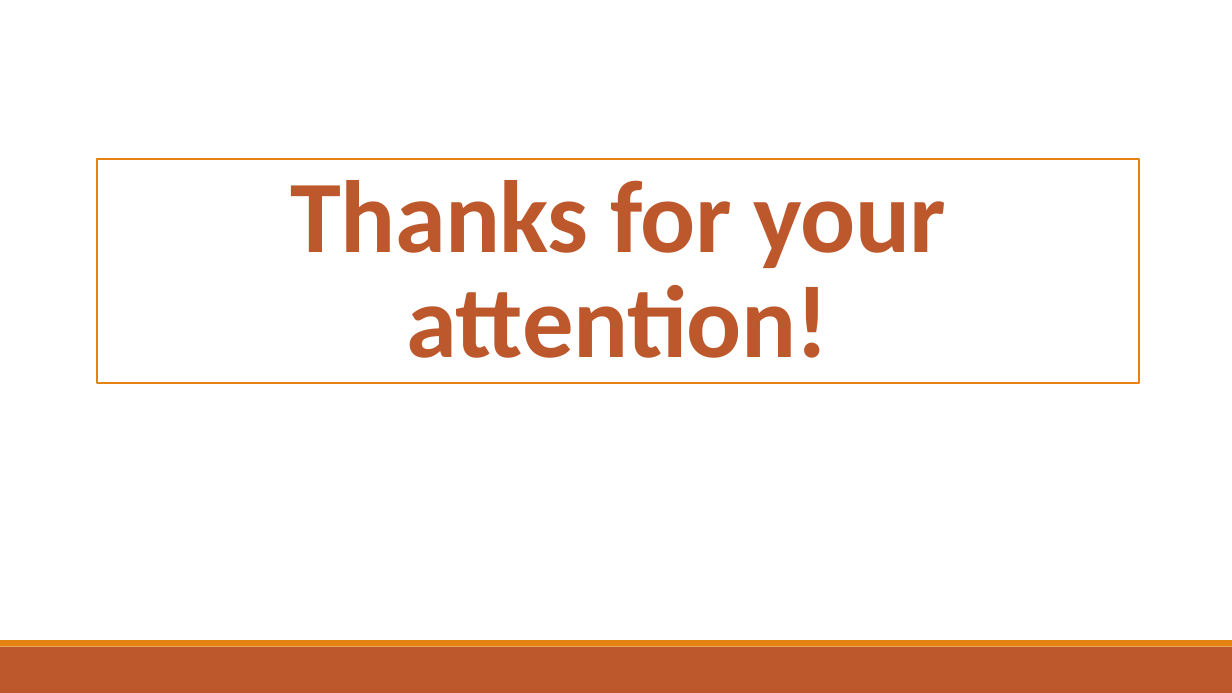
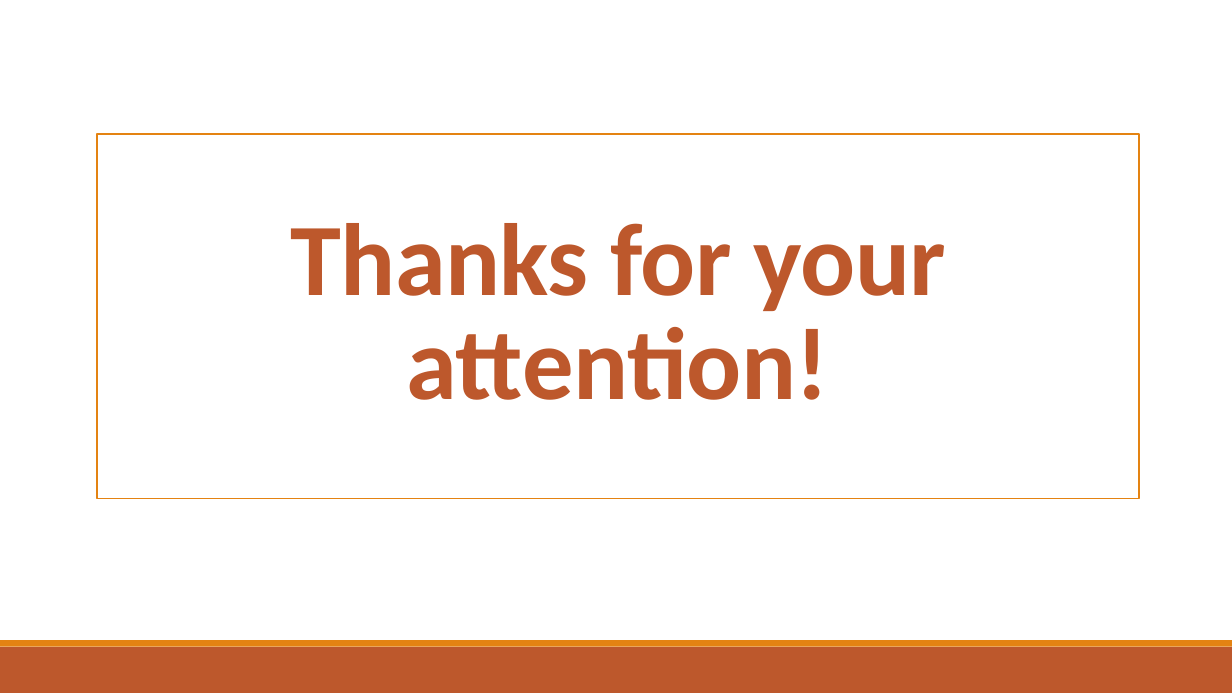
Before and after one commit to djemar/se2021-04-OfficeQueueManager, a slide deck: slide 12 of PresentationW1.pptx. Drawn at 1232x693 pixels with LibreOffice and Linux fonts; fonts in the diff are those of the drawing. Boxes give left, top, right and bottom in pixels: in the first picture for what was removed or moved away, otherwise in the second. Text is boxed around its words. In the diff, an @@ line names an element or a change of style, - is before the commit and + after.

```diff
--- a/PresentationW1.pptx
+++ b/PresentationW1.pptx
@@ title "Thanks for your attention!" resized from (x1=97, y1=159, x2=1140, y2=383) to (x1=97, y1=134, x2=1140, y2=499) @@
@@ title "Thanks for your attention!" at (x1=97, y1=134, x2=1140, y2=499): vertical alignment bottom to middle @@
```
Also in this commit, not shown: 4 other slides changed.
